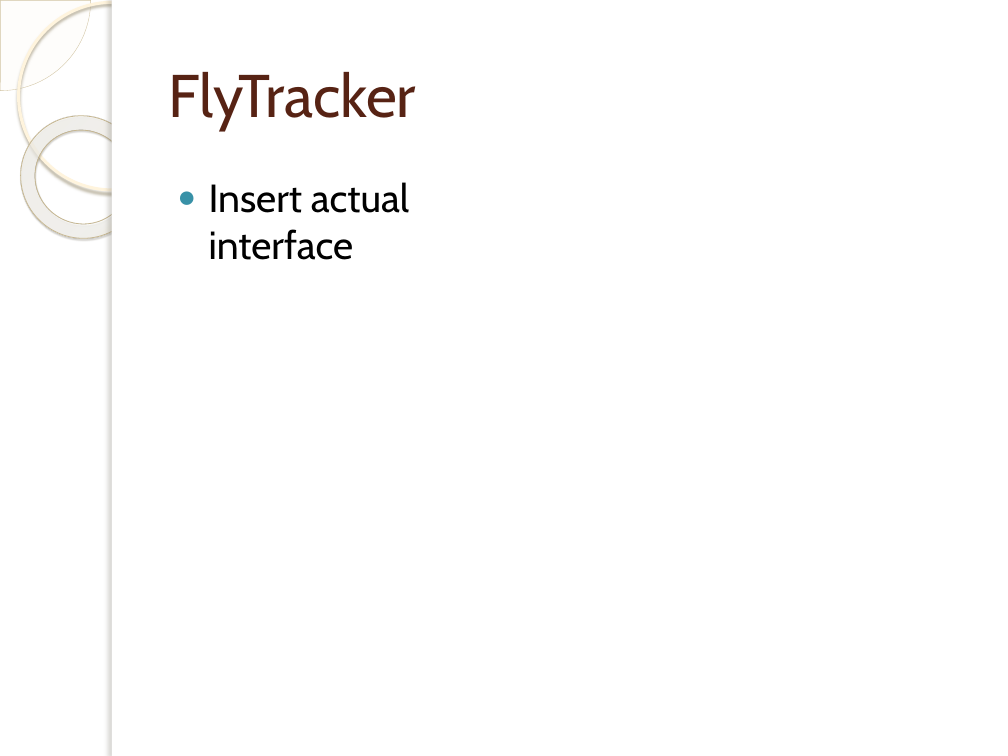
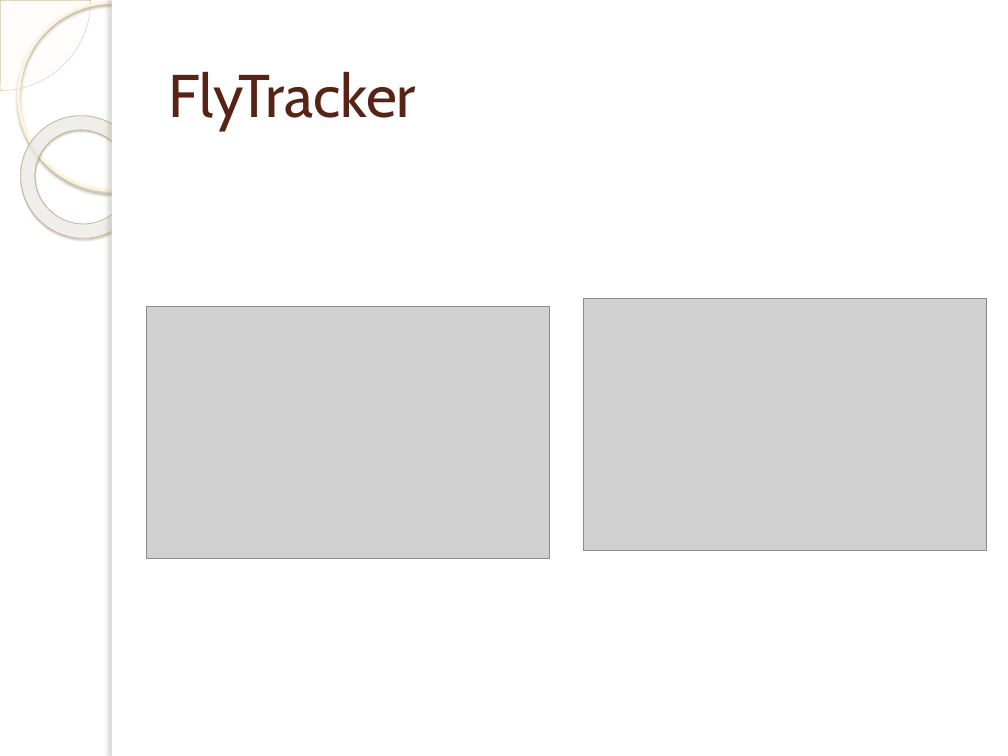
Before and after one commit to jakelamotta/master_thesis, a slide deck: slide 14 of presentations/presentation_swe.pptx. Drawn at 1008x756 pixels with LibreOffice and Linux fonts; fonts in the diff are those of the drawing; grey boxes stand for pictures; background and template pictures are left out. Boxes give left, top, right and bottom in pixels: in the first picture for what was removed or moved away, otherwise in the second. Text is boxed around its words. In the diff, an @@ line names an element or a change of style, - is before the commit and + after.

```diff
--- a/presentations/presentation_swe.pptx
+++ b/presentations/presentation_swe.pptx
@@ text removed at [209, 182, 409, 260] @@
-● Insert actual interface
@@ picture added at [584, 298, 987, 550] @@
@@ picture added at [147, 306, 550, 558] @@
```
Also in this commit, not shown: 4 other slides changed, 2 other files.
